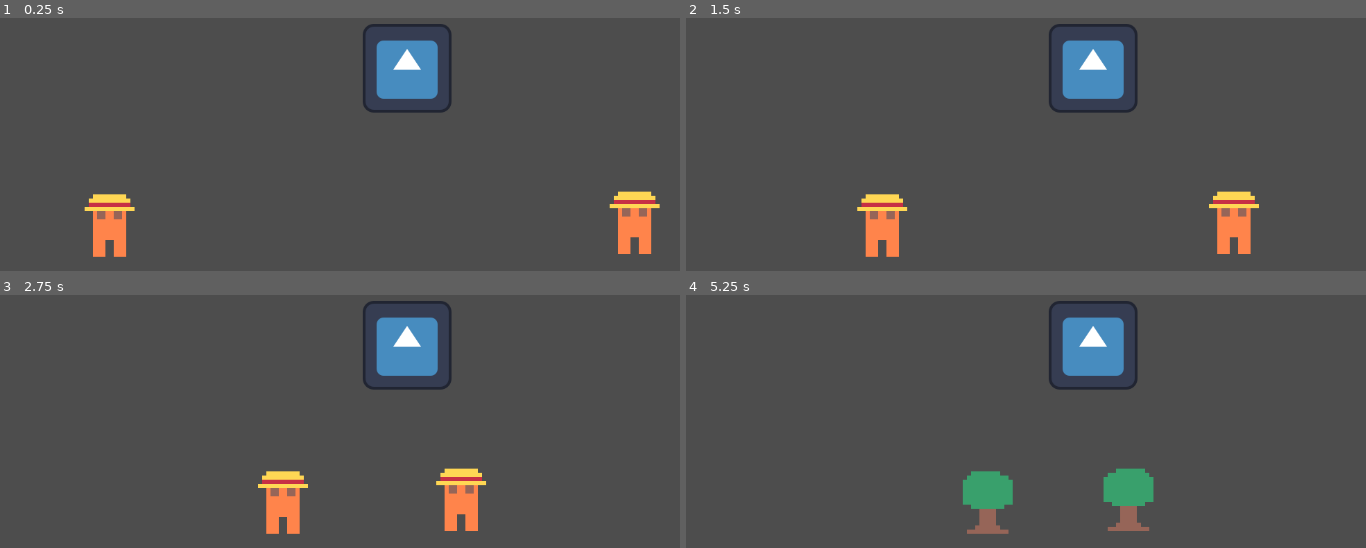
Above: before the commit, frames 1-4 (two rows, left to right).
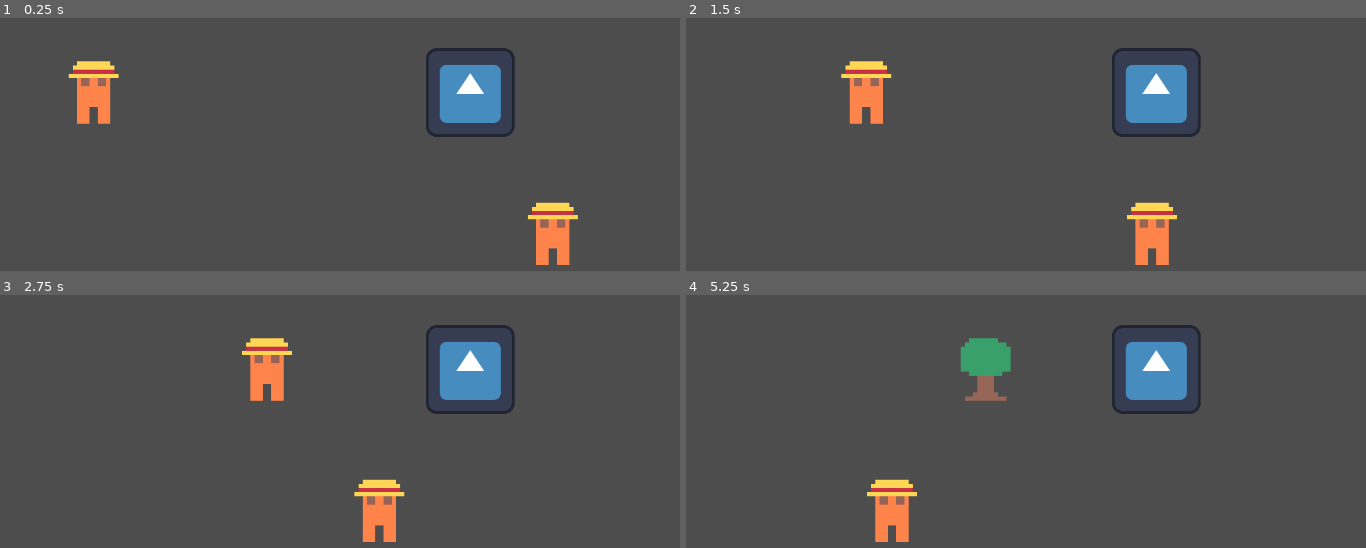
Above: after the commit, the same moments.

Repository: Aearhart55/web-battle
Game: Godot game, scene res://main.tscn
The game is run twice, just before and just after one commit, with the same random seed, the same clock (stepped at 60 frames per second) and the same inputs. The engine's default icon, where the game draws it, is replaced by a stand-in: a white triangle on a blue panel in a dark square.
Inputs:
- Up to frame 1 (0.25 s): no input
- Up to frame 2 (1.5 s): no input
- Up to frame 3 (2.75 s): no input
- Up to frame 4 (5.25 s): no input

The runs differ from the first frame. In frame 1, 10% of the frame differs, in the area x 10-98%, y 2-98%; in frame 2, 10%; in frame 3, 10%; in frame 4, 10%, in the area x 26-76%, y 2-98%.

Commit message:
Altered attack

Diff:
--- a/main.tscn
+++ b/main.tscn
@@ -1,7 +1,14 @@
-[gd_scene load_steps=4 format=3 uid="uid://cycy5erh7g2pn"]
+[gd_scene load_steps=5 format=3 uid="uid://cycy5erh7g2pn"]
 
 [ext_resource type="PackedScene" uid="uid://dpf060j85153o" path="res://basic_unit.tscn" id="1_0xm2m"]
 [ext_resource type="Texture2D" uid="uid://cnlvmolvge8ac" path="res://icon.svg" id="2_h2yge"]
+
+[sub_resource type="GDScript" id="GDScript_0xm2m"]
+script/source = "extends CharacterBody2D
+
+func take_dmg(dmg):
+	print(dmg)
+"
 
 [sub_resource type="RectangleShape2D" id="RectangleShape2D_1bvp3"]
 size = Vector2(132, 128)
@@ -9,17 +16,20 @@
 [node name="Main" type="Node2D"]
 
 [node name="basic unit" parent="." instance=ExtResource("1_0xm2m")]
-position = Vector2(940, 408.00003)
+position = Vector2(822.00006, 424)
 Team = 1
 
 [node name="basic unit2" parent="." instance=ExtResource("1_0xm2m")]
-position = Vector2(133, 412.00003)
+position = Vector2(110, 220)
+damage = 2
+aoe_value = 2
 
 [node name="CharacterBody2D" type="CharacterBody2D" parent="."]
-position = Vector2(587, 188)
+position = Vector2(678, 223)
 collision_layer = 2
 collision_mask = 2
 motion_mode = 1
+script = SubResource("GDScript_0xm2m")
 
 [node name="Sprite2D" type="Sprite2D" parent="CharacterBody2D"]
 texture = ExtResource("2_h2yge")
@@ -27,3 +37,17 @@
 [node name="CollisionShape2D" type="CollisionShape2D" parent="CharacterBody2D"]
 position = Vector2(-1, 0)
 shape = SubResource("RectangleShape2D_1bvp3")
+
+[node name="CharacterBody2D2" type="CharacterBody2D" parent="."]
+position = Vector2(678, 223)
+collision_layer = 2
+collision_mask = 2
+motion_mode = 1
+script = SubResource("GDScript_0xm2m")
+
+[node name="Sprite2D" type="Sprite2D" parent="CharacterBody2D2"]
+texture = ExtResource("2_h2yge")
+
+[node name="CollisionShape2D" type="CollisionShape2D" parent="CharacterBody2D2"]
+position = Vector2(-1, 0)
+shape = SubResource("RectangleShape2D_1bvp3")
--- a/unit.gd
+++ b/unit.gd
@@ -35,10 +35,8 @@
 	if cooldown.is_stopped() and anims.animation != "windup":
 		anims.play("windup")
 		await anims.animation_finished
-		while units_hit < aoe_value or not attack_range.is_colliding():
-			attack_range.get_collider().call("take_dmg", damage)
-			attack_range.add_exception(attack_range.get_collider())
-			units_hit += 1
+		attack_range.get_collider().call("take_dmg", damage)
+
 		attack_range.clear_exceptions()
 		units_hit = 0
 		anims.play("recover")
